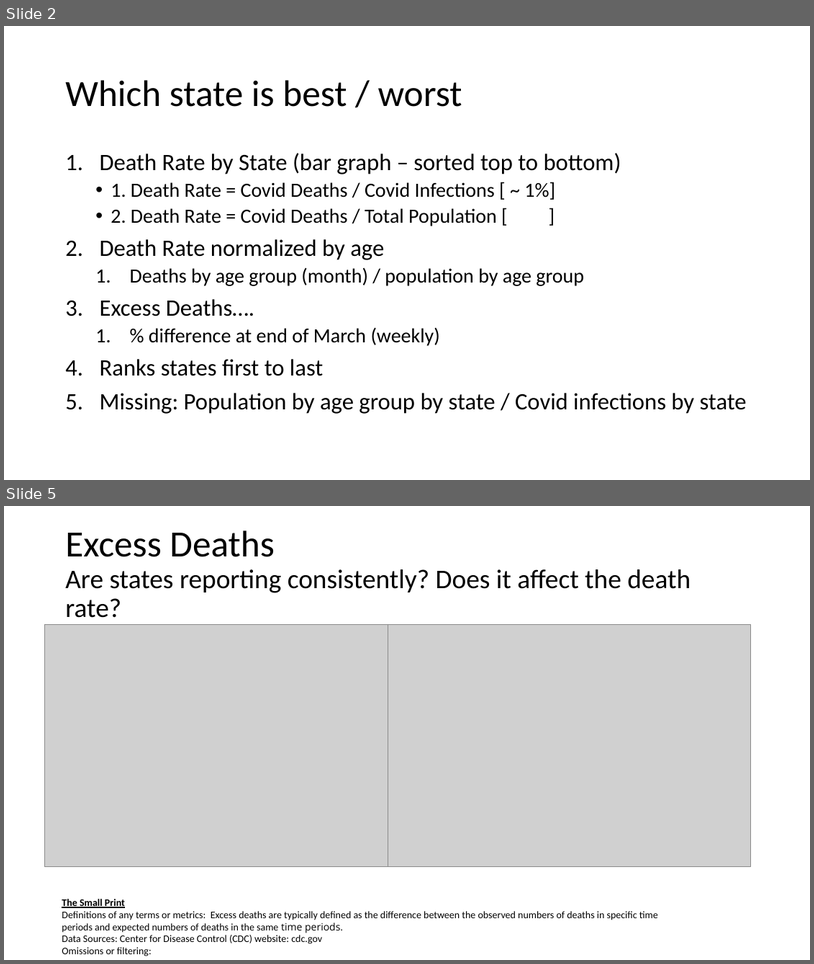
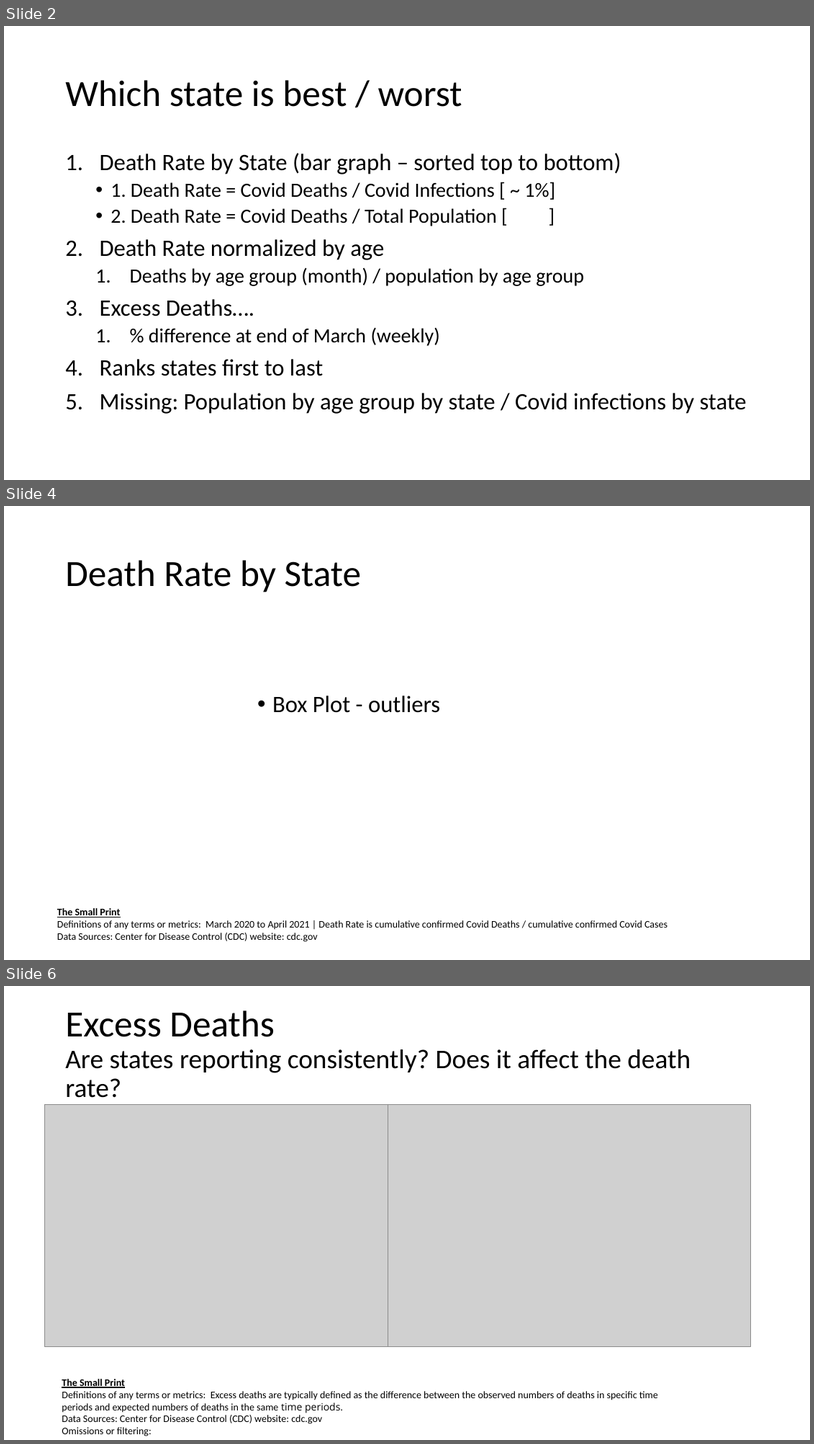
Before and after one commit to jenniecinelli/project_one, a slide deck: Folder0/Presentation.pptx. Shown one above the other, each under a label of ours: slides 2 and 5 before the commit, slides 2, 4 and 6 after it; the slides between them are not shown. The pictures are 814x964 and 814x1444 pixels, drawn with LibreOffice and Linux fonts; fonts in the diff are those of the drawing; grey boxes stand for pictures. Boxes give left, top, right and bottom in pixels: in the first picture for what was removed or moved away, otherwise in the second. Text is boxed around its words. In the diff, an @@ line names an element or a change of style, - is before the commit and + after.

```diff
--- a/Folder0/Presentation.pptx
+++ b/Folder0/Presentation.pptx
@@ slide 4 added at (4, 506, 810, 960), background #FFFFFF @@
@@ title added at (65, 560, 361, 592), 44 pt, text #000000 @@
+Death Rate by State
@@ text added at (273, 695, 440, 713), 28 pt, text #000000 @@
+• Box Plot - outliers
@@ text added at (57, 908, 668, 942), 12 pt, text #000000 @@
+The Small Print
+Definitions of any terms or metrics: March 2020 to April 2021 | Death Rate is cumulative confirmed Covid Deaths / cumulative confirmed Covid Cases
+Data Sources: Center for Disease Control (CDC) website: cdc.gov
@@ what was slide 5 is now slide 6 @@
```
Also in this commit, not shown: 3 slides changed, 1 other file.
